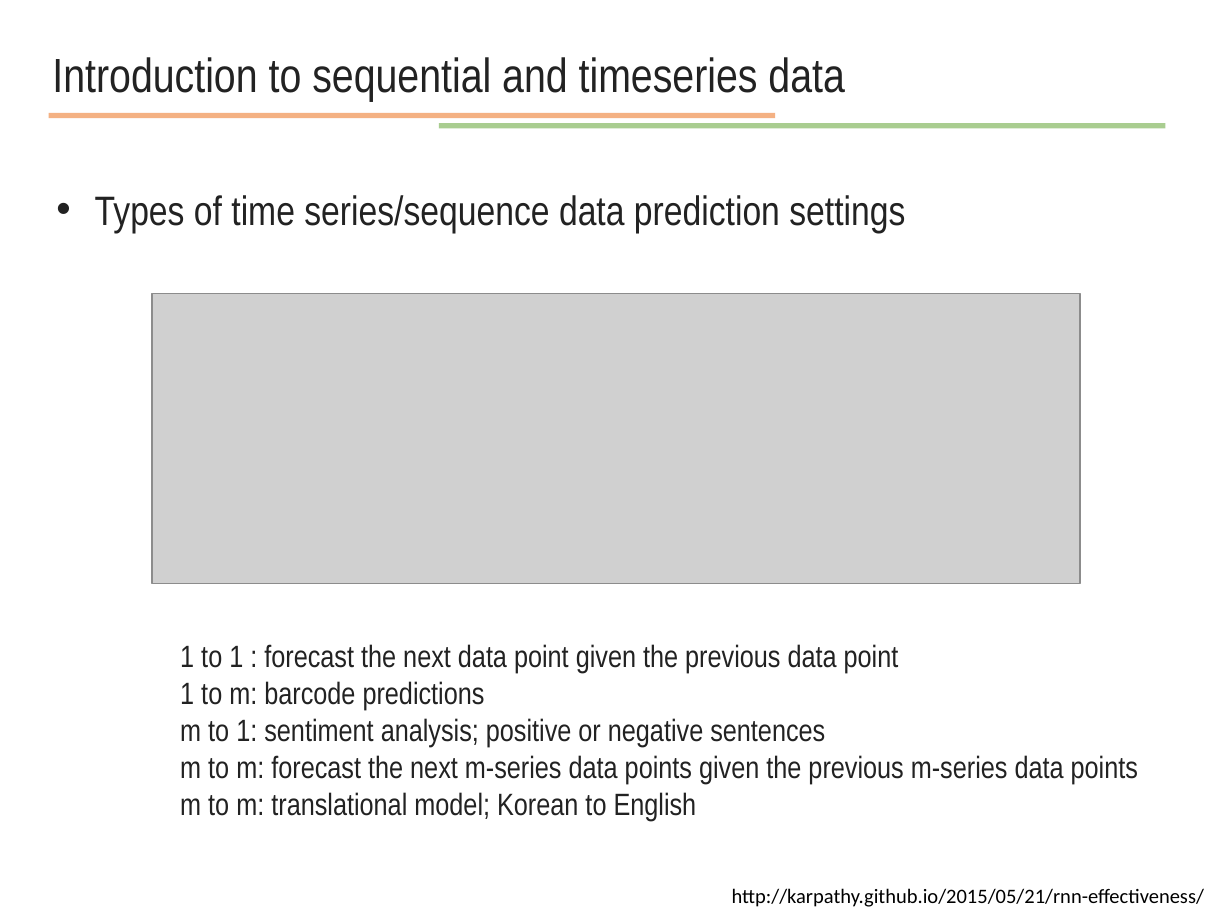
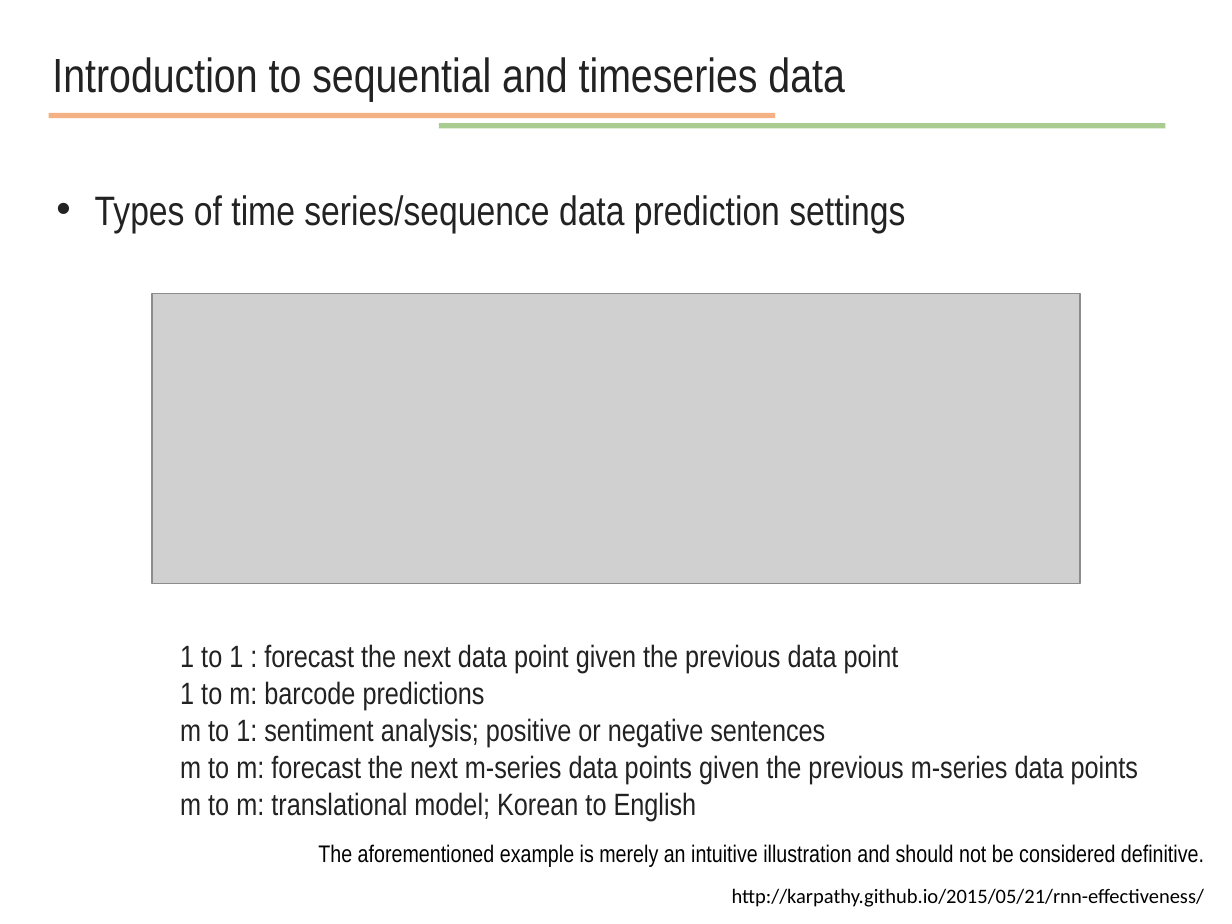
Before and after one commit to JunetaeKim/DeepLearningClass, a slide deck: slide 14 of Week13/week13 time series and sequential data.pptx. Drawn at 1232x924 pixels with LibreOffice and Linux fonts; fonts in the diff are those of the drawing; grey boxes stand for pictures. Boxes give left, top, right and bottom in pixels: in the first picture for what was removed or moved away, otherwise in the second. Text is boxed around its words. In the diff, an @@ line names an element or a change of style, - is before the commit and + after.

```diff
--- a/Week13/week13 time series and sequential data.pptx
+++ b/Week13/week13 time series and sequential data.pptx
@@ text added at bbox=[318, 844, 1204, 867], 14 pt, text #000000 @@
+The aforementioned example is merely an intuitive illustration and should not be considered definitive.
```
Also in this commit, not shown: 3 other slides changed.
